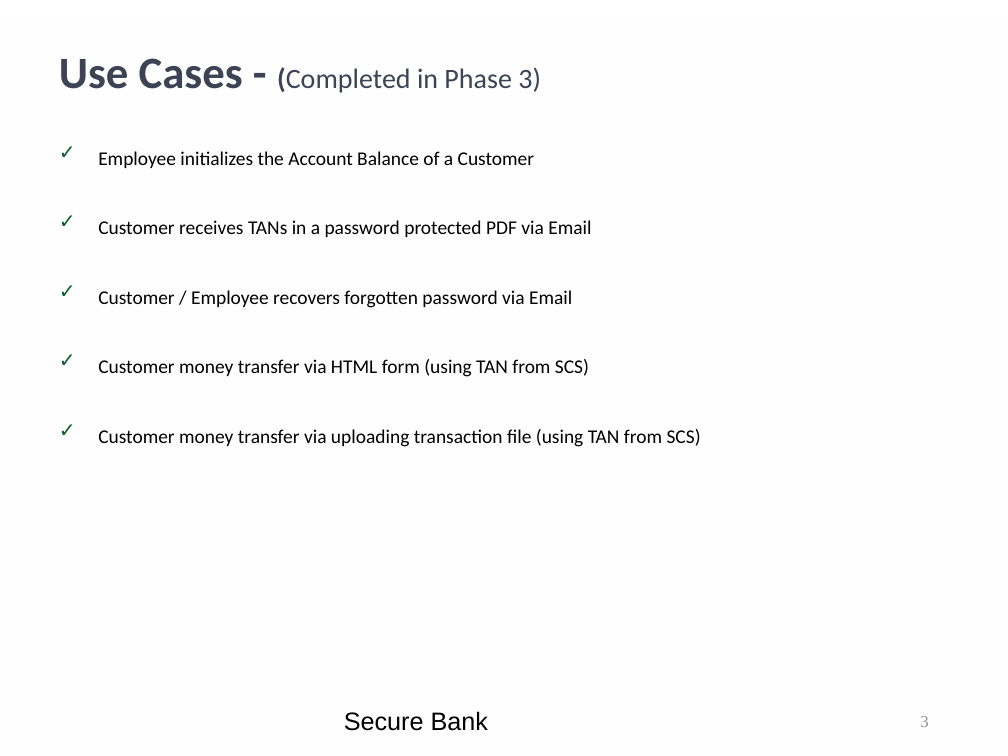
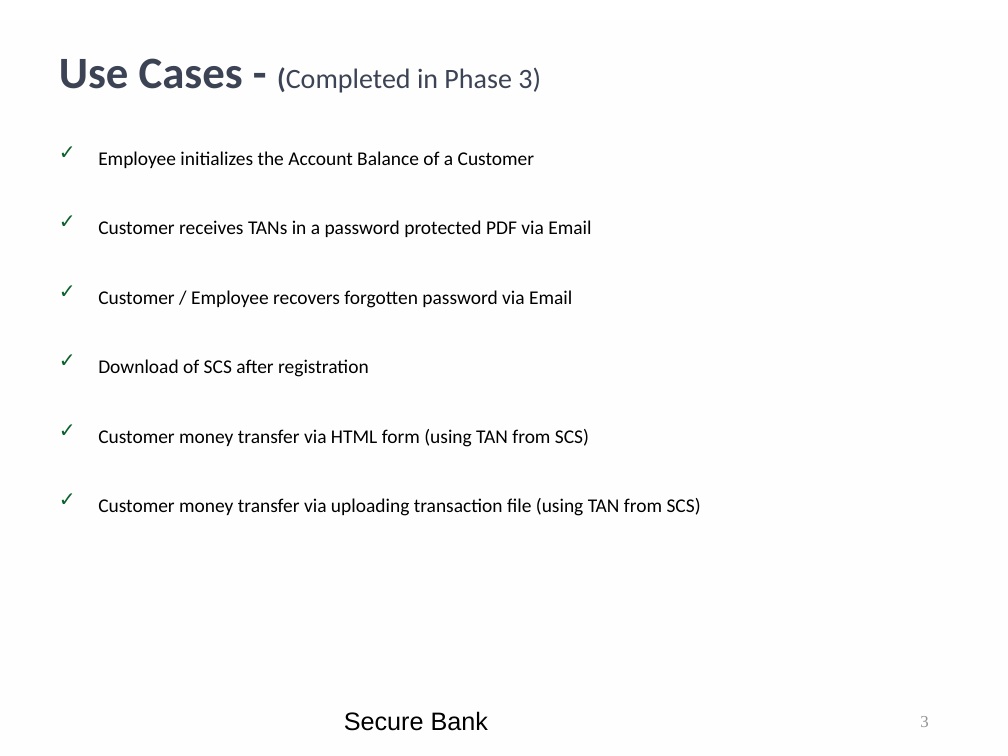
Before and after one commit to kwuerl/secure-coding-team-8, a slide deck: slide 3 of presentations/Phase3.ppt. Drawn at 1008x756 pixels with LibreOffice and Linux fonts; fonts in the diff are those of the drawing; background and template pictures are left out. Boxes give left, top, right and bottom in pixels: in the first picture for what was removed or moved away, otherwise in the second. Text is boxed around its words. In the diff, an @@ line names an element or a change of style, - is before the commit and + after.

```diff
--- a/presentations/Phase3.ppt
+++ b/presentations/Phase3.ppt
@@ text at (x1=98, y1=359, x2=369, y2=377): paragraph added @@
+✓ Download of SCS after registration
```
Also in this commit, not shown: 9 other slides changed, 8 slides added.
